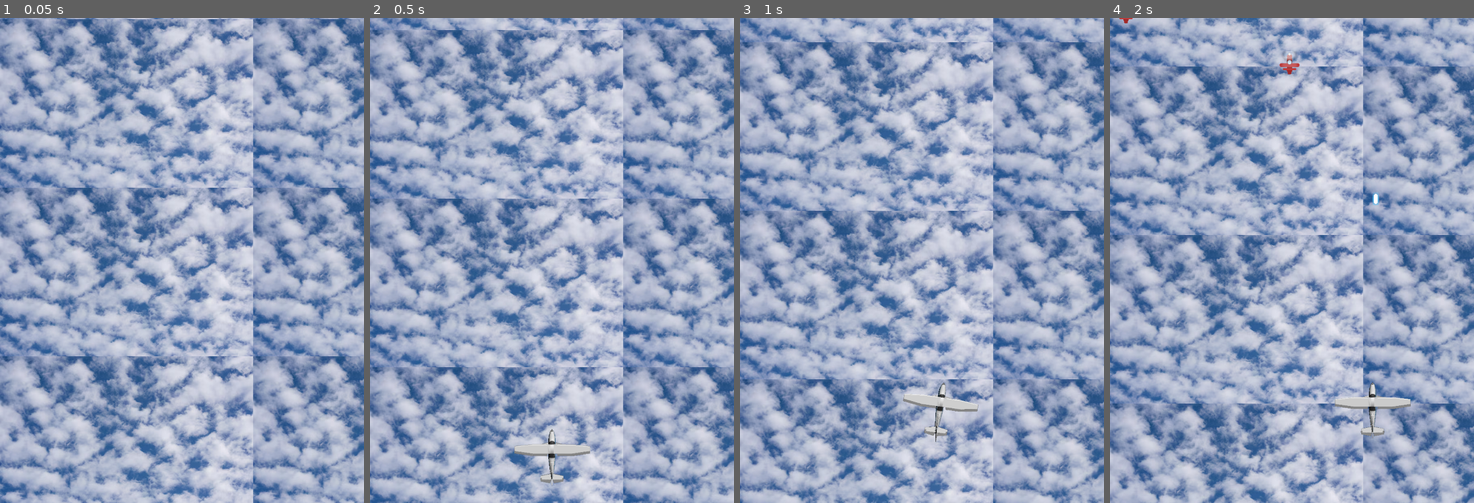
Above: before the commit, frames 1-4 (left to right).
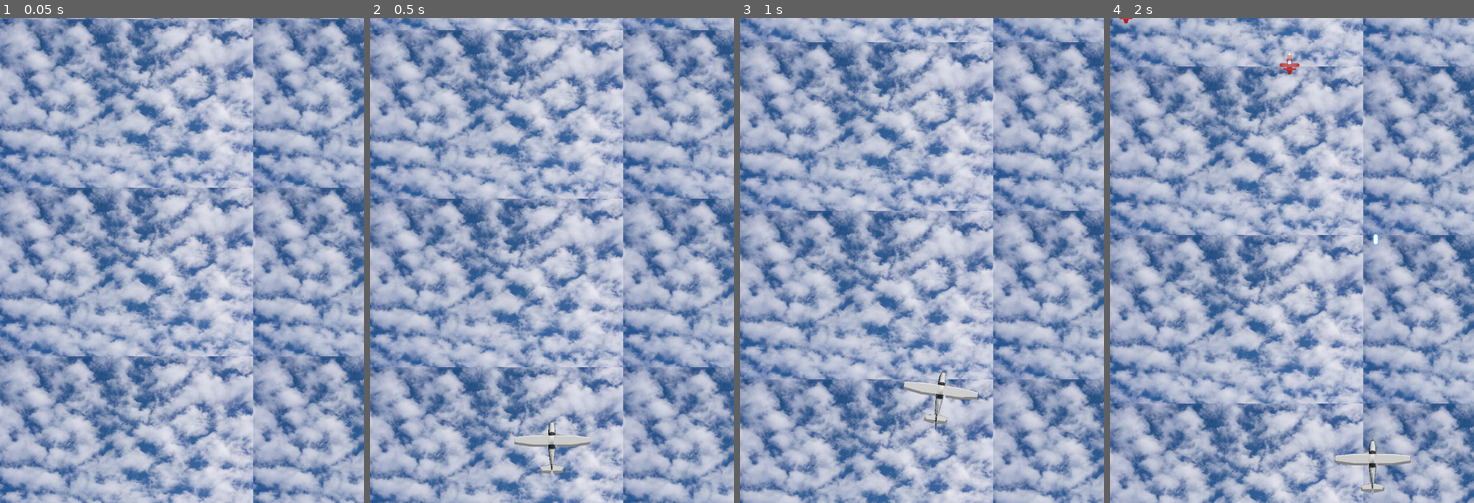
Above: after the commit, the same moments.

Repository: Uapaydin/2d-shooting-planes
Game: Godot game, scene res://Main.tscn
Same seed, same stepped clock (60 frames per second), same inputs: the game is played once before the commit and once after it.
Inputs:
- Up to frame 1 (0.05 s): no input
- Up to frame 2 (0.5 s): no input
- Up to frame 3 (1 s): tap Enter (ui_accept) at 0.5, 0.77 s; hold Right (ui_right) from 0.53 s (still down)
- Up to frame 4 (2 s): release Right (ui_right) at 1.28 s; hold Down (ui_down) from 1.28 s (still down); tap Enter (ui_accept) at 1.52 s

Frame 1 is identical in both runs. In frame 2, 0.8% of the frame differs, in the area x 39-61%, y 82-97%; in frame 3, 0.9%; in frame 4, 1.3%, in the area x 61-83%, y 36-99%.

Commit message:
Update player.gd

Diff:
--- a/Player/player.gd
+++ b/Player/player.gd
@@ -15,7 +15,8 @@
 
 # NEW: Intro + bounds
 @export var intro_time: float = 0.9           # seconds to fly in
-@export var bottom_margin: float = 320.0      # how far above bottom the player can go
+@export var bottom_margin: float = 180.0      # how far above bottom the player can go
+@export var intro_fly_target_height: float = 350.0      # how far above bottom the player can go
 
 var view: Sprite2D
 var sv: SubViewport
@@ -78,7 +79,7 @@
 
 	# --- Intro fly-in from below screen, then enable controls
 	var vp: Vector2 = get_viewport().get_visible_rect().size
-	var target_pos: Vector2 = Vector2(vp.x * 0.5, vp.y - bottom_margin)  # resting spot
+	var target_pos: Vector2 = Vector2(vp.x * 0.5, vp.y - intro_fly_target_height)  # resting spot
 
 	_control_enabled = false
 	global_position = Vector2(target_pos.x, vp.y + 140.0)  # start off-screen below
